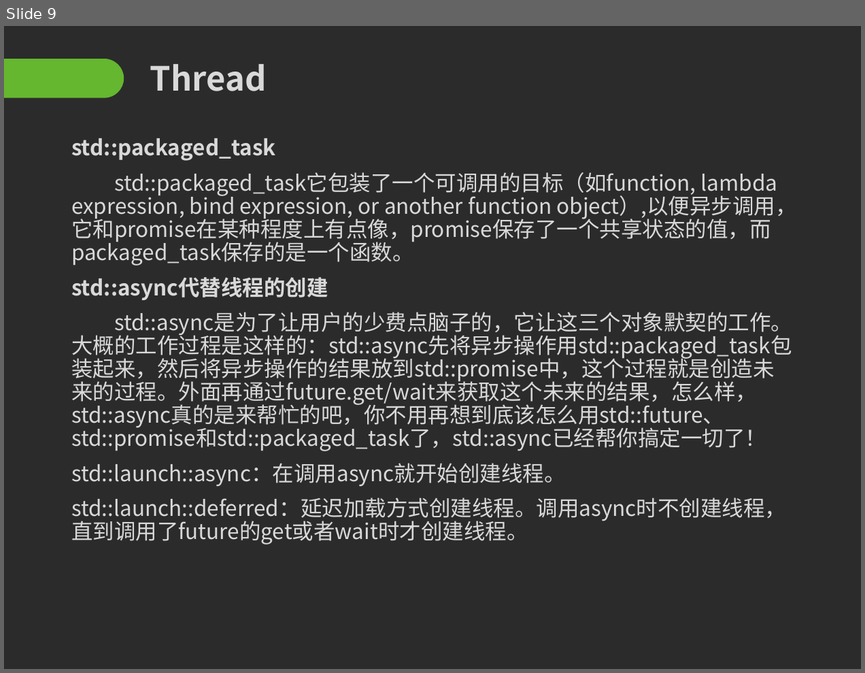
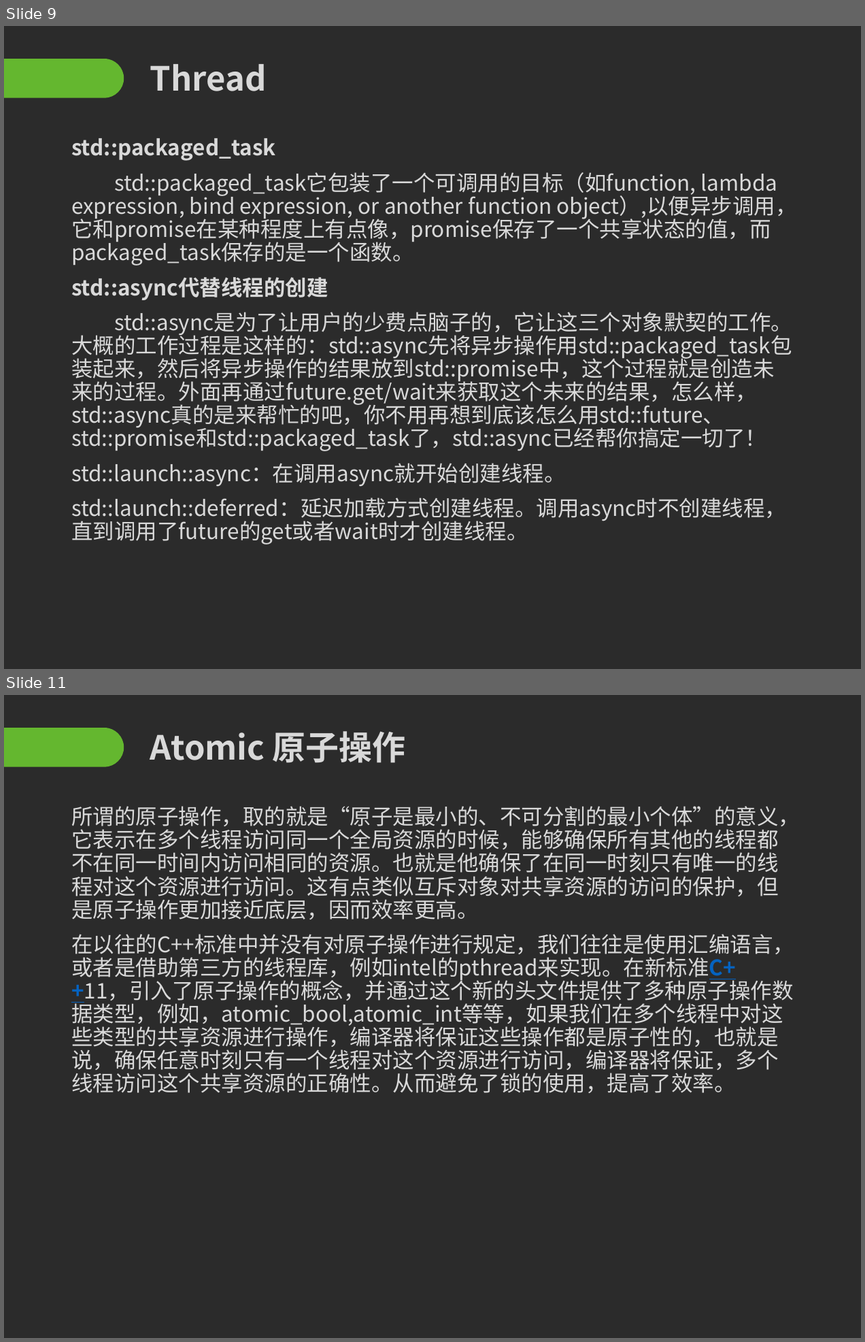
Before and after one commit to Mr-WangJin/cpp11, a slide deck: c++11.pptx. Shown one above the other, each under a label of ours: slide 9 before the commit, slides 9 and 11 after it; the slides between them are not shown. The pictures are 865x673 and 865x1342 pixels, drawn with LibreOffice and Linux fonts; fonts in the diff are those of the drawing; background and template pictures are left out; a plain dark background stands for a picture behind light text. Boxes give left, top, right and bottom in pixels: in the first picture for what was removed or moved away, otherwise in the second. Text is boxed around its words. In the diff, an @@ line names an element or a change of style, - is before the commit and + after.

```diff
--- a/c++11.pptx
+++ b/c++11.pptx
@@ slide 11 added at box(4, 695, 861, 1338), background picture (left out); not listed: 1 template element that a slide beside it also shows @@
@@ title added at box(150, 731, 406, 763), 28 pt, text #D9D9D9, bold @@
+Atomic 原子操作
@@ text added at box(71, 806, 800, 1093), 18 pt, text #D9D9D9 @@
+所谓的原子操作，取的就是“原子是最小的、不可分割的最小个体”的意义，它表示在多个线程访问同一个全局资源的时候，能够确保所有其他的线程都不在同一时间内访问相同的资源。也就是他确保了在同一时刻只有唯一的线程对这个资源进行访问。这有点类似互斥对象对共享资源的访问的保护，但是原子操作更加接近底层，因而效率更高。
+在以往的C++标准中并没有对原子操作进行规定，我们往往是使用汇编语言，或者是借助第三方的线程库，例如intel的pthread来实现。在新标准C++11，引入了原子操作的概念，并通过这个新的头文件提供了多种原子操作数据类型，例如，atomic_bool,atomic_int等等，如果我们在多个线程中对这些类型的共享资源进行操作，编译器将保证这些操作都是原子性的，也就是说，确保任意时刻只有一个线程对这个资源进行访问，编译器将保证，多个线程访问这个共享资源的正确性。从而避免了锁的使用，提高了效率。
```
Also in this commit, not shown: 1 other slide added, 11 other files.
